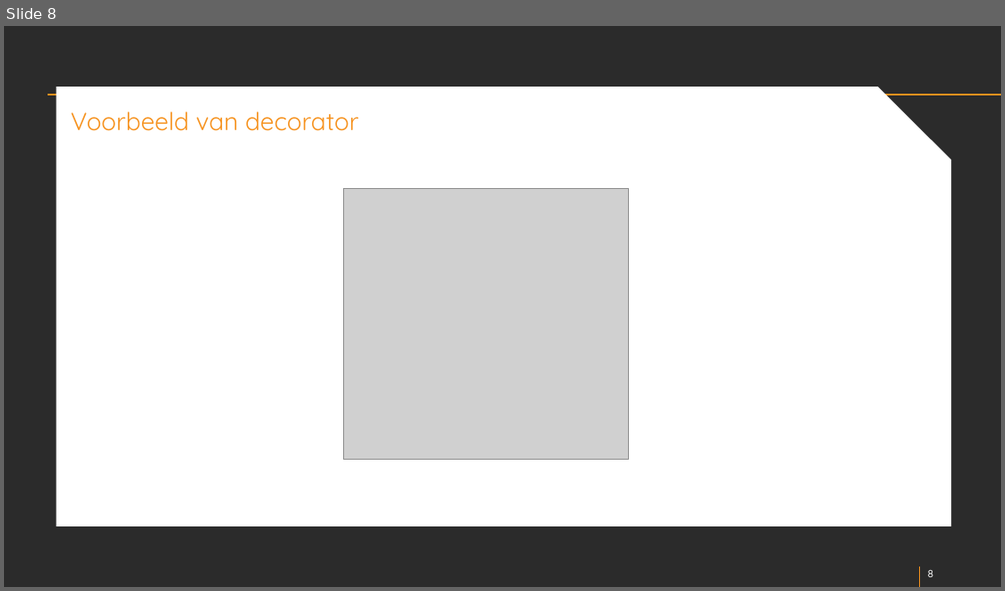
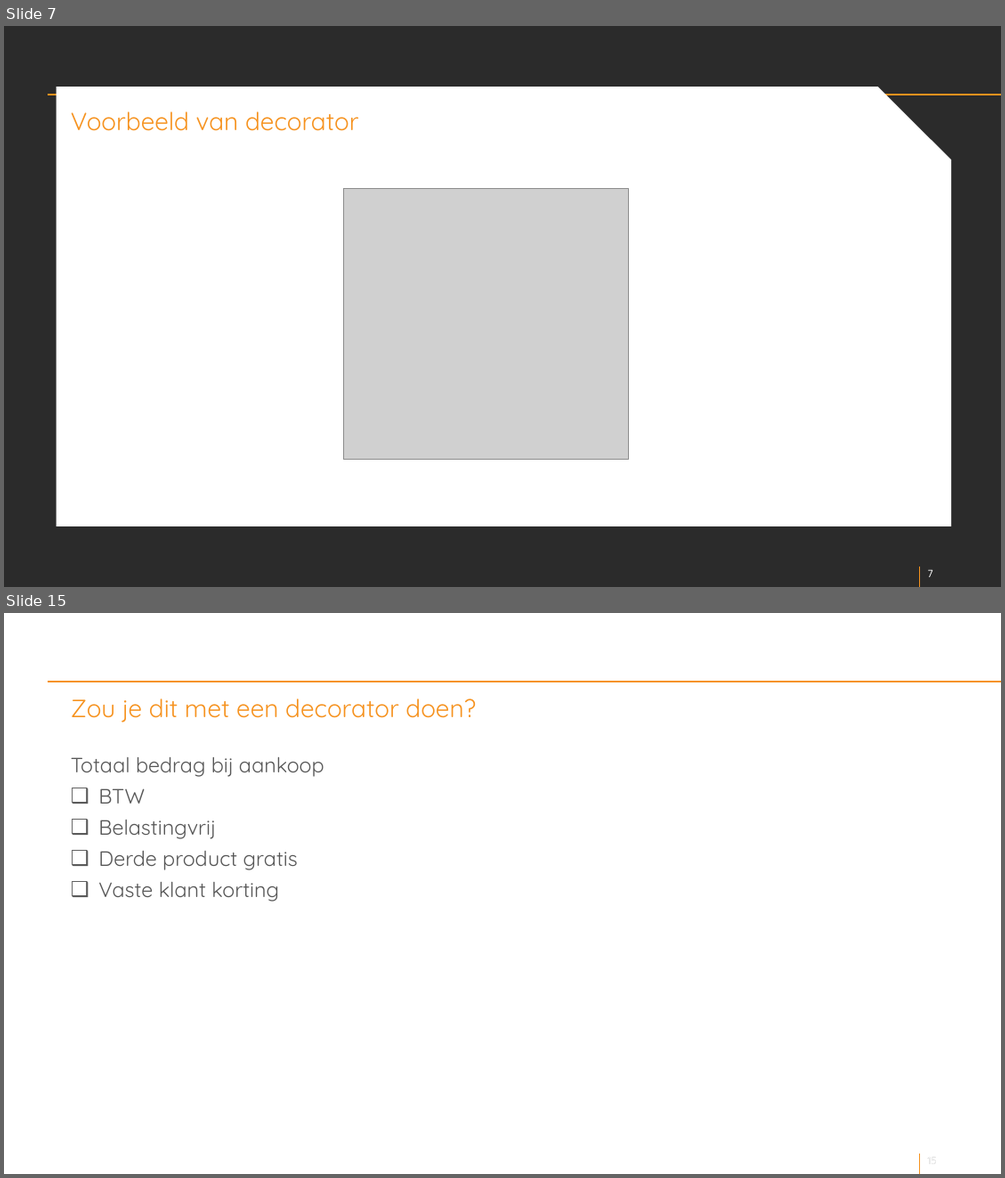
Before and after one commit to markKL1/decorator, a slide deck: presentation/decorator-v1.pptx. Shown one above the other, each under a label of ours: slide 8 before the commit, slides 7 and 15 after it; the slides between them are not shown. The pictures are 1005x591 and 1005x1178 pixels, drawn with LibreOffice and Linux fonts; fonts in the diff are those of the drawing; grey boxes stand for pictures; background and template pictures are left out; a plain dark background stands for a picture behind light text. Boxes give left, top, right and bottom in pixels: in the first picture for what was removed or moved away, otherwise in the second. Text is boxed around its words. In the diff, an @@ line names an element or a change of style, - is before the commit and + after.

```diff
--- a/presentation/decorator-v1.pptx
+++ b/presentation/decorator-v1.pptx
@@ slide 15 added at bbox=[4, 613, 1001, 1174], background picture (left out); not listed: 4 template elements that a slide beside it also shows @@
@@ title added at bbox=[71, 698, 476, 722], 24 pt, text #F6921E @@
+Zou je dit met een decorator doen?
@@ text added at bbox=[71, 757, 324, 901], 20 pt, text #575757 @@
+Totaal bedrag bij aankoop
+❑ BTW
+❑ Belastingvrij
+❑ Derde product gratis
+❑ Vaste klant korting
@@ what was slide 8 is now slide 7 @@
@@ page number at bbox=[923, 567, 961, 580]: text changed @@
-8
+7
@@ page number at bbox=[928, 569, 933, 577]: text changed @@
-8
+7
```
Also in this commit, not shown: 2 slides changed, 11 other slides added, 2 slides removed, 3 other files.
